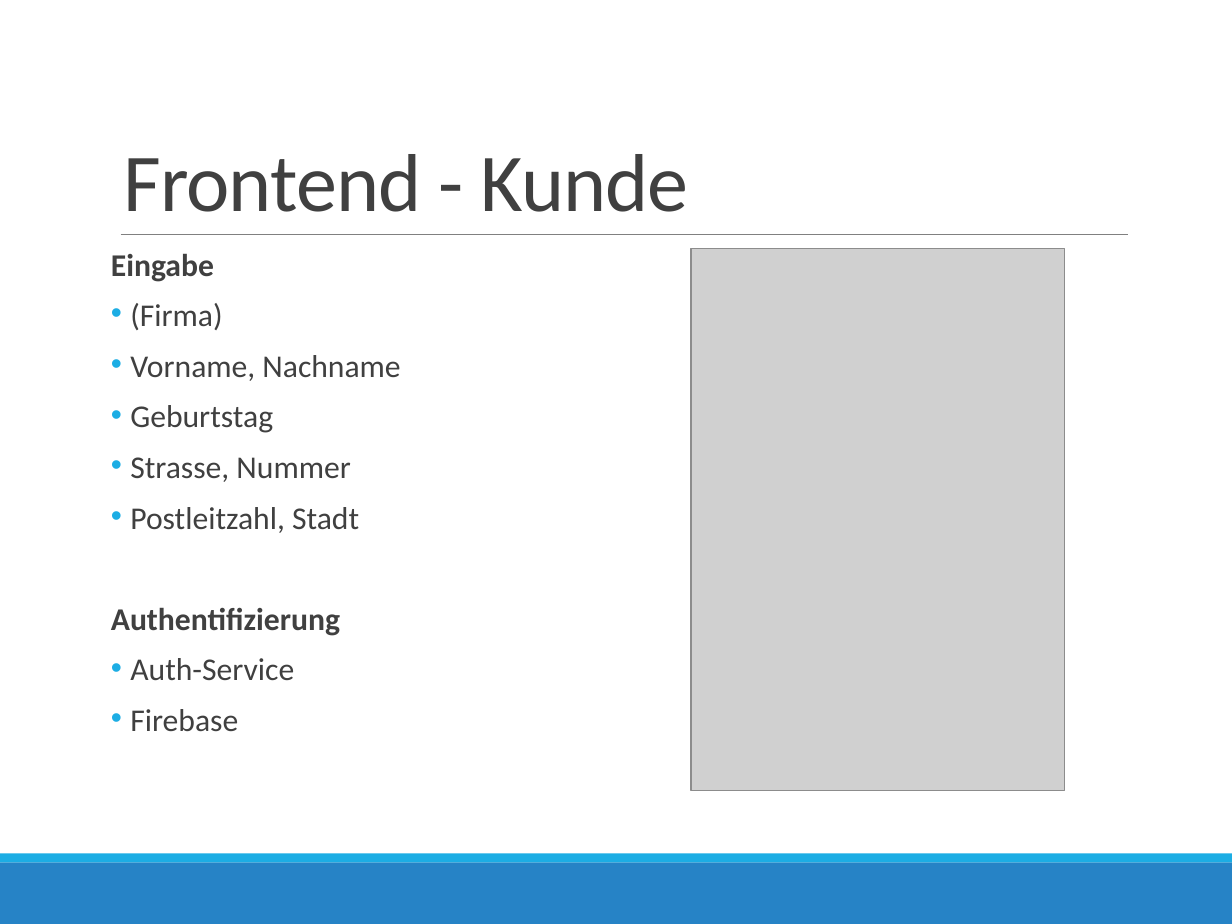
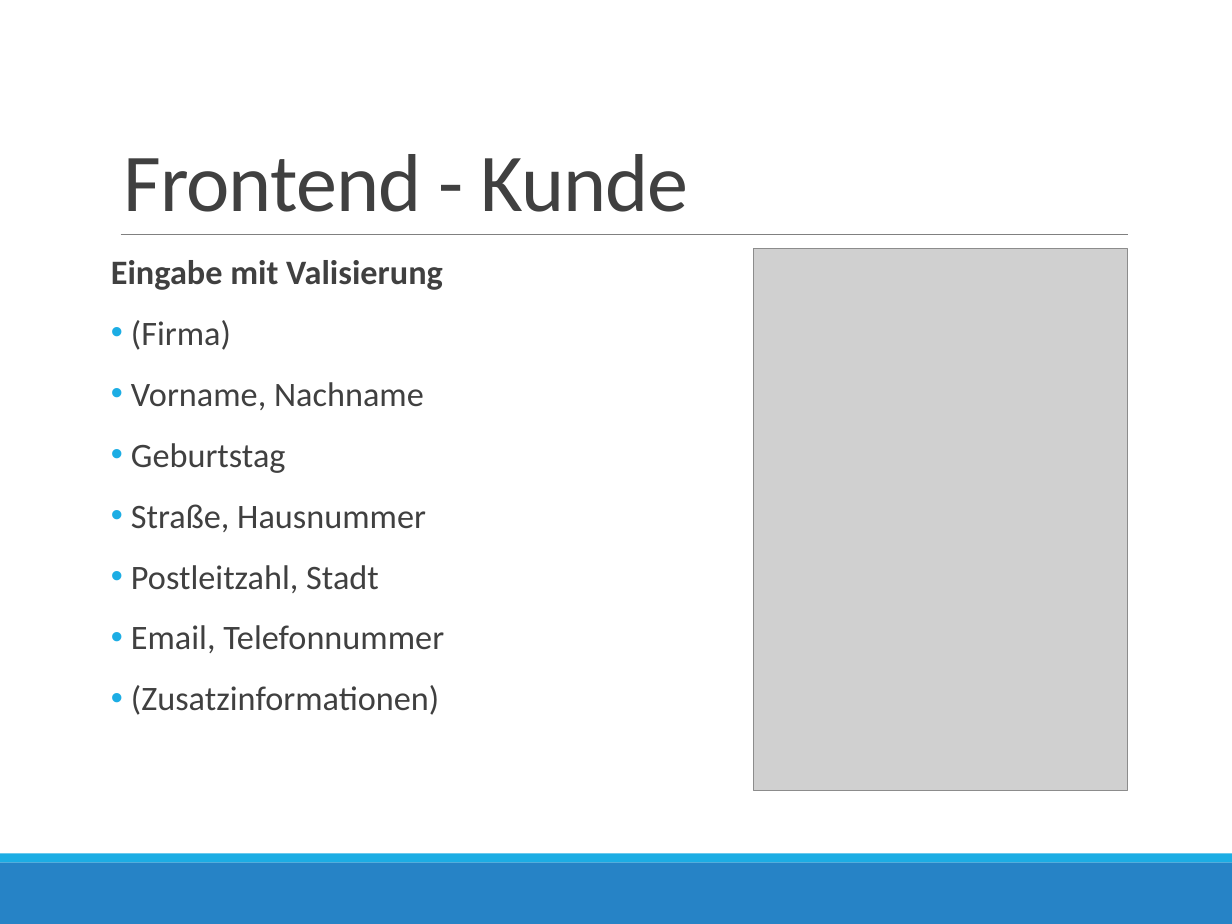
Before and after one commit to handball10/eva-ss2016, a slide deck: slide 20 of presentation/eva.pptx (slide 15 before the commit). Drawn at 1232x924 pixels with LibreOffice and Linux fonts; fonts in the diff are those of the drawing; grey boxes stand for pictures. Boxes give left, top, right and bottom in pixels: in the first picture for what was removed or moved away, otherwise in the second. Text is boxed around its words. In the diff, an @@ line names an element or a change of style, - is before the commit and + after.

Commit message:
update images, code, presentation

```diff
--- a/presentation/eva.pptx
+++ b/presentation/eva.pptx
@@ text at (111,260,443,290): text changed; size 18.5 to 20 pt @@
-Eingabe
+Eingabe mit Valisierung
@@ picture: place and size @@
-picture at (691,249,1064,791)
+picture at (754,249,1127,791)
@@ text at (131,320,424,593): size 18.5 to 20 pt in "(Firma)", "Vorname, Nachname", "Geburtstag", "Postleitzahl, Stadt"; line spacing 0.7 to 0.9 @@
@@ text at (131,504,426,532): text changed; size 18.5 to 20 pt @@
-• Strasse, Nummer
+• Straße, Hausnummer
@@ text at (131,625,444,715): text changed; size 18.5 to 20 pt @@
-Authentifizierung
-• Auth-Service
-• Firebase
+• Email, Telefonnummer
+• (Zusatzinformationen)
```
Also in this commit, not shown: 1 other slide changed, 26 slides added, 37 other files.
